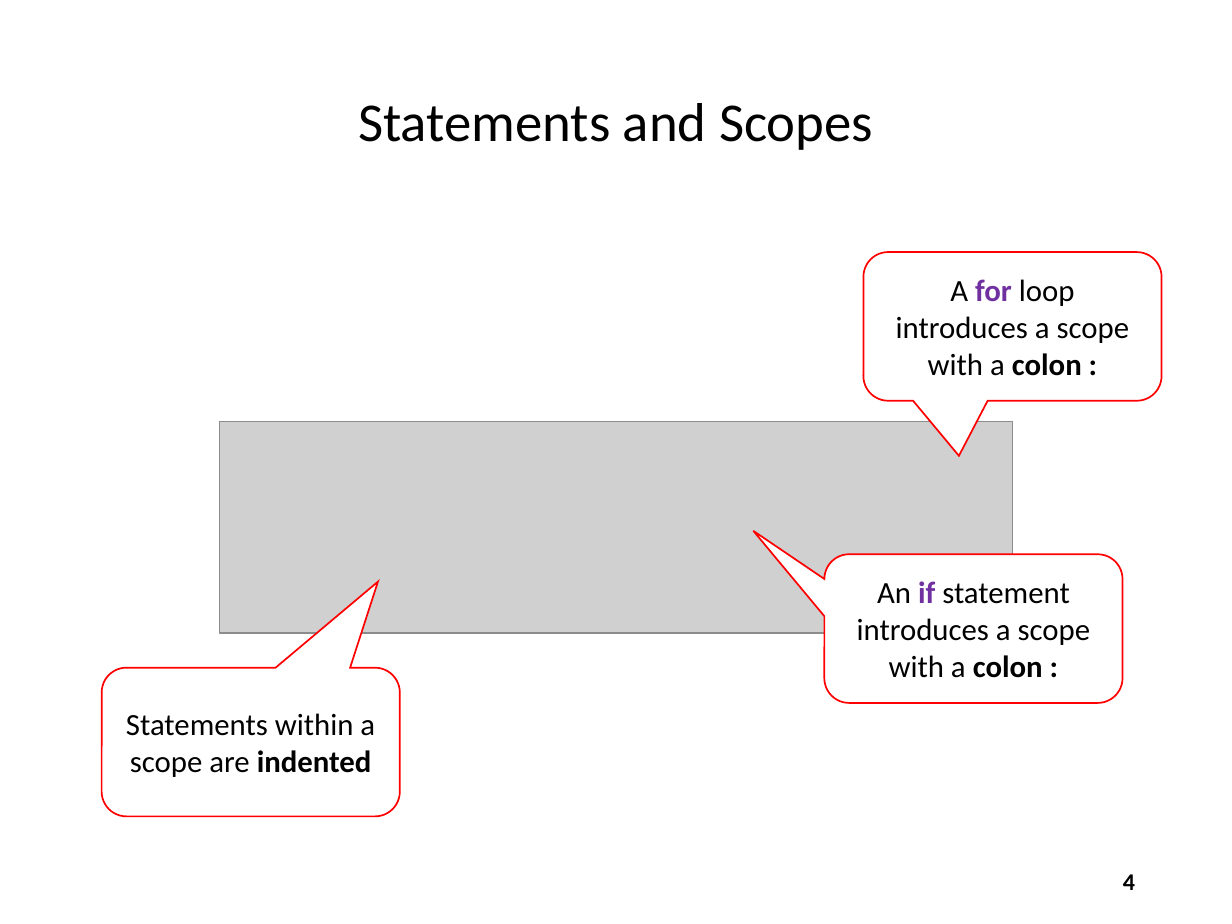
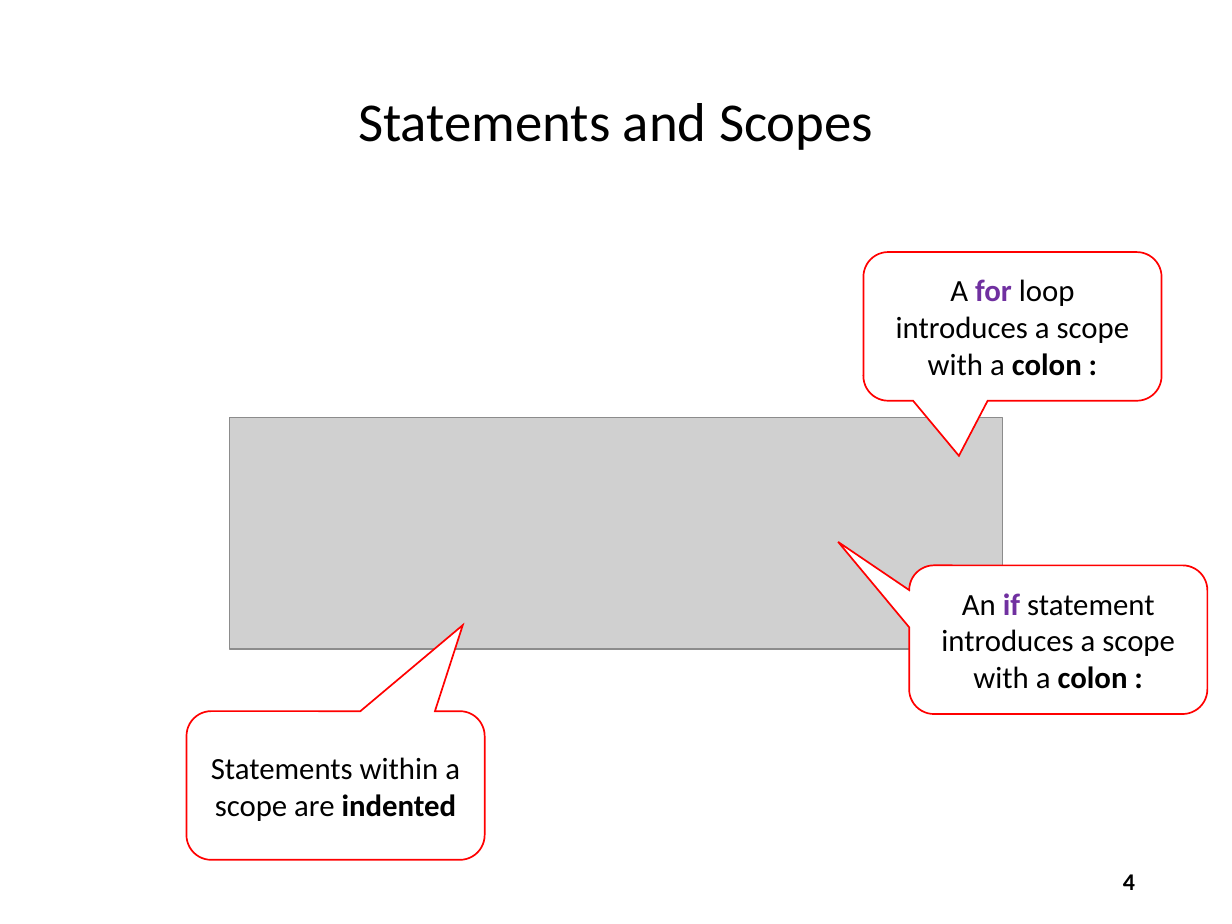
Before and after one commit to dbiersach/scicomp101, a slide deck: slide 4 of Session 04 - Functions and Logic/Session 04 - Functions and Logic.pptx. Drawn at 1232x924 pixels with LibreOffice and Linux fonts; fonts in the diff are those of the drawing; grey boxes stand for pictures. Boxes give left, top, right and bottom in pixels: in the first picture for what was removed or moved away, otherwise in the second. Text is boxed around its words. In the diff, an @@ line names an element or a change of style, - is before the commit and + after.

```diff
--- a/Session 04 - Functions and Logic/Session 04 - Functions and Logic.pptx
+++ b/Session 04 - Functions and Logic/Session 04 - Functions and Logic.pptx
@@ picture: place and size @@
-picture at box(219, 421, 1013, 632)
+picture at box(229, 418, 1002, 649)
@@ rounded speech box "An if statement introduces a ...": place and size @@
-rounded speech box "An if statement introduces a ..." at box(824, 554, 1122, 703)
+rounded speech box "An if statement introduces a ..." at box(909, 565, 1207, 715)
@@ rounded speech box "Statements within a scope are ...": place and size @@
-rounded speech box "Statements within a scope are ..." at box(102, 668, 400, 817)
+rounded speech box "Statements within a scope are ..." at box(186, 711, 484, 860)
```
Also in this commit, not shown: 10 other slides changed, 1 slide added, 2 slides removed, 3 other files.
